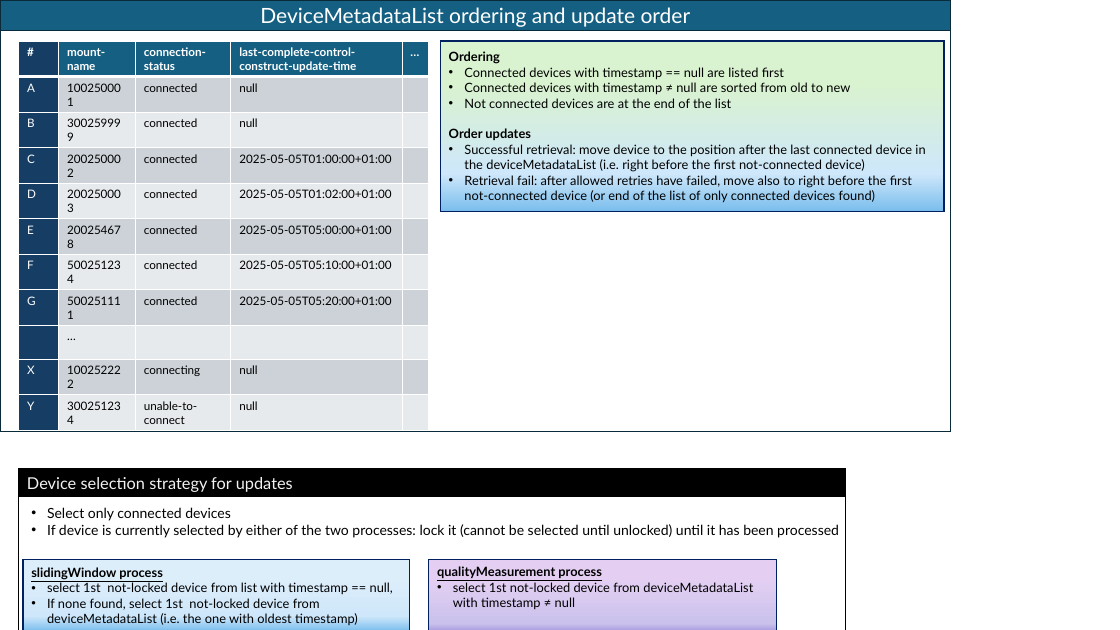
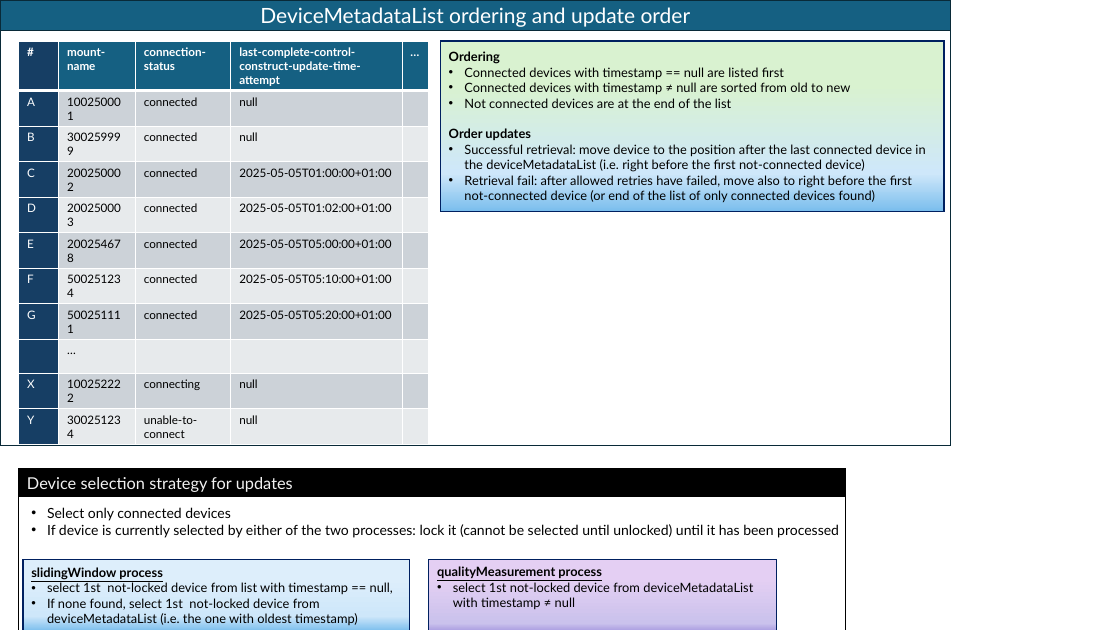
Before and after one commit to openBackhaul/MicroWaveDeviceInventory, a slide deck: slide 3 of spec/additionalDescription/pictures/MetadataPics.pptx (slide 4 before the commit). Drawn at 1120x630 pixels with LibreOffice and Linux fonts; fonts in the diff are those of the drawing. Boxes give left, top, right and bottom in pixels: in the first picture for what was removed or moved away, otherwise in the second. Text is boxed around its words. In the diff, an @@ line names an element or a change of style, - is before the commit and + after.

```diff
--- a/spec/additionalDescription/pictures/MetadataPics.pptx
+++ b/spec/additionalDescription/pictures/MetadataPics.pptx
@@ rectangle resized from (x1=0, y1=0, x2=951, y2=432) to (x1=0, y1=0, x2=951, y2=446) @@
@@ table at (x1=18, y1=41, x2=429, y2=442) @@
-row 1, column 4: last-complete-control-construct-update-time
+row 1, column 4: last-complete-control-construct-update-time-attempt
```
Also in this commit, not shown: 3 other slides changed, 8 other files.
